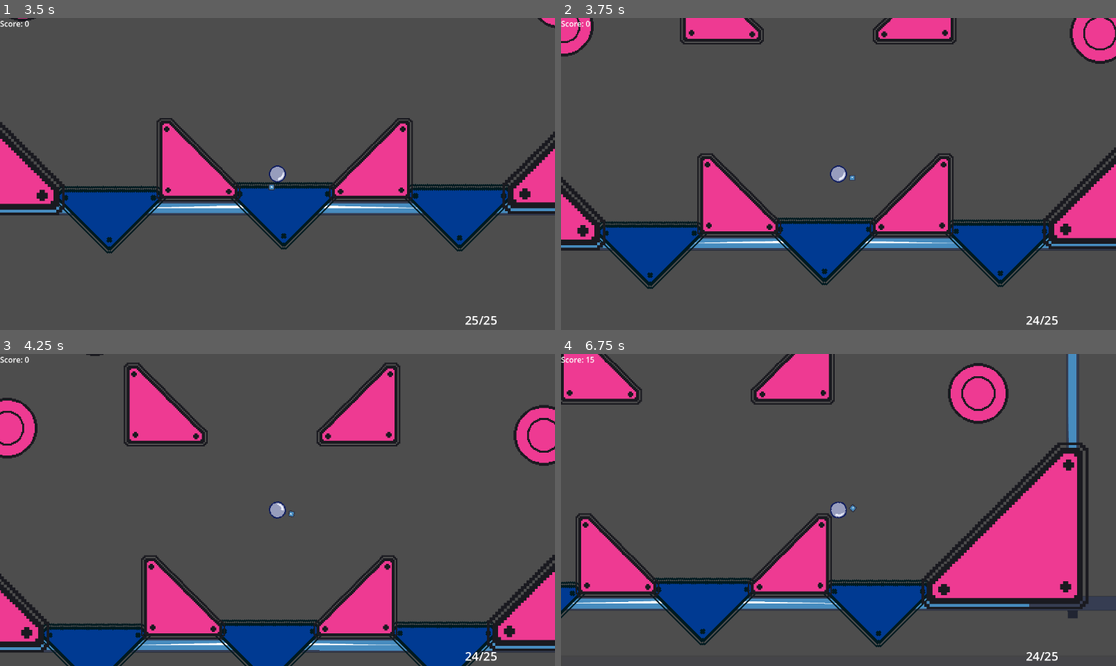
Above: before the commit, frames 1-4 (two rows, left to right).
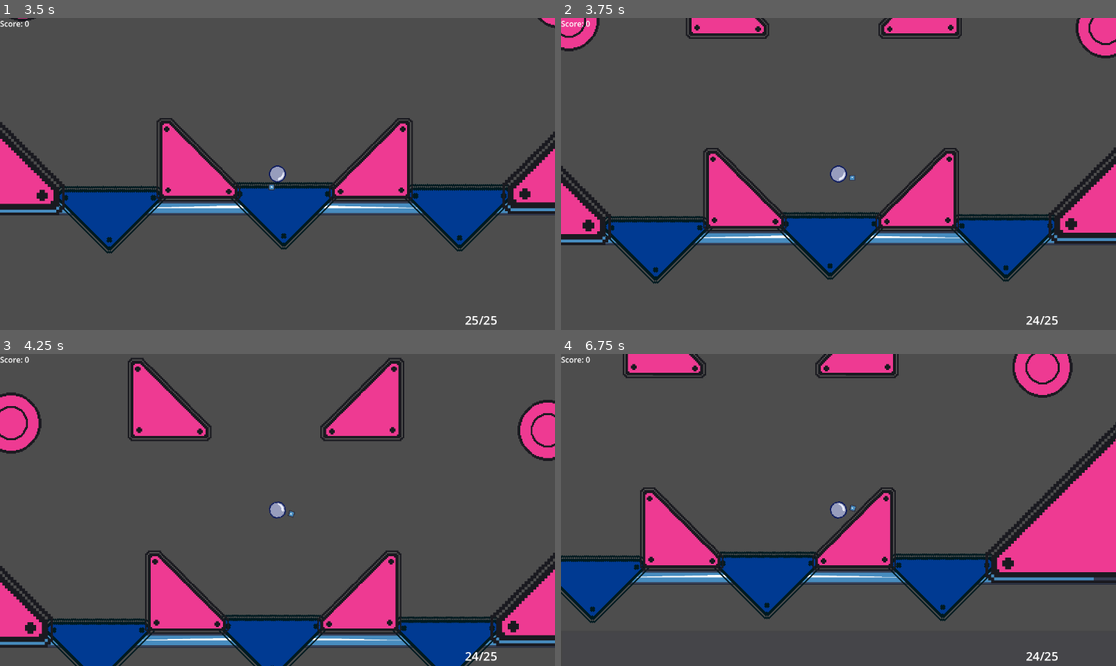
Above: after the commit, the same moments.

Repository: HjalteTagmose/Winball
Game: Godot game, scene res://scenes/TestScene.tscn
Same seed, same stepped clock (60 frames per second), same inputs: the game is played once before the commit and once after it. The engine's default icon, where the game draws it, is replaced by a stand-in: a white triangle on a blue panel in a dark square.
Inputs (mouse positions are in pixels of both pictures, inside the frame that each line leads up to):
- Up to frame 1 (3.5 s): tap Enter (ui_accept) at 0.5, 0.77, 1.52, 3.02 s; move the mouse to (510, 320) at 0.52 s; tap S (aim_down) at 0.6 s; move the mouse to (49, 27) at 1.27 s; tap A (aim_left) at 1.35 s; move the mouse to (333, 105) at 2.02 s; tap D (aim_right) at 2.1 s; move the mouse to (249, 236) at 2.77 s; tap W (aim_up) at 2.85 s
- Up to frame 2 (3.75 s): move the mouse to (1005, 220) at 3.52 s; tap Space (launch) at 3.6 s
- Up to frame 3 (4.25 s): tap Enter (ui_accept) at 3.77 s
- Up to frame 4 (6.75 s): move the mouse to (672, 463) at 4.27 s; tap S (aim_down) at 4.35 s; tap Enter (ui_accept) at 4.52, 6.02 s; move the mouse to (866, 510) at 5.02 s; tap A (aim_left) at 5.1 s; move the mouse to (755, 432) at 5.77 s; tap D (aim_right) at 5.85 s; move the mouse to (960, 494) at 6.52 s; tap W (aim_up) at 6.6 s

Frame 1 is identical in both runs. In frame 2, 11% of the frame differs, in the area x 0-100%, y 0-87%; in frame 3, 12%; in frame 4, 37%, in the area x 0-100%, y 0-94%.

Commit message:
added slowmo

Diff:
--- a/scripts/player/player.gd
+++ b/scripts/player/player.gd
@@ -3,6 +3,7 @@
 class_name Player
 
 
+@export var slowdownPower : float = 0.35
 @export var minLaunchPower : float = 100
 @export var maxLaunchPower : float = 1000
 @export var launchChargeDuration : float = 1
@@ -44,6 +45,11 @@
 	var percent= clamp(difference / launchChargeDuration, 0, 1)
 	var currentPower = lerp(minLaunchPower, maxLaunchPower, percent)
 
+	if _isCharging:
+		Engine.time_scale = slowdownPower
+	else:
+		Engine.time_scale = 1.0
+
 	if(Input.is_action_just_released("launch")):
 
 		if(!_isCharging):
